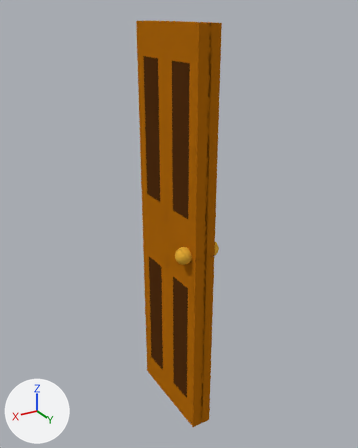
One commit to the Blender file SilentInTheDark/Assets/3DModels/Door/door.blend: the scene before it, then after it.
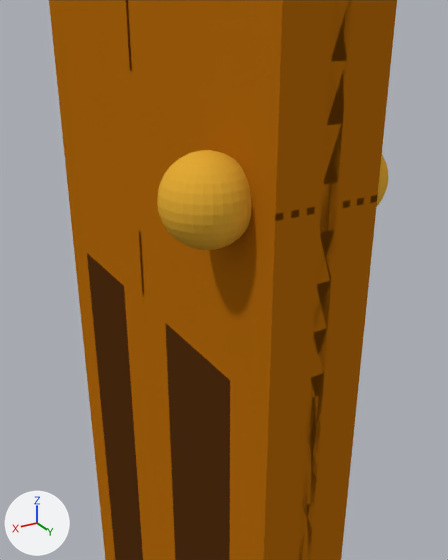
Old and new are each drawn whole from a 50 mm camera at (1.093, 1.851, 0.99) aimed at (-0.026, -0.014, 0.058) and again close up from a 50 mm camera at (0.302, 0.599, 0.135) aimed at (0.059, 0.194, -0.067). Lighting does not change. The marker at lower left points along +X, +Y and +Z.
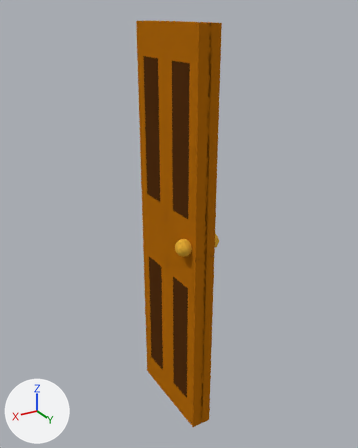
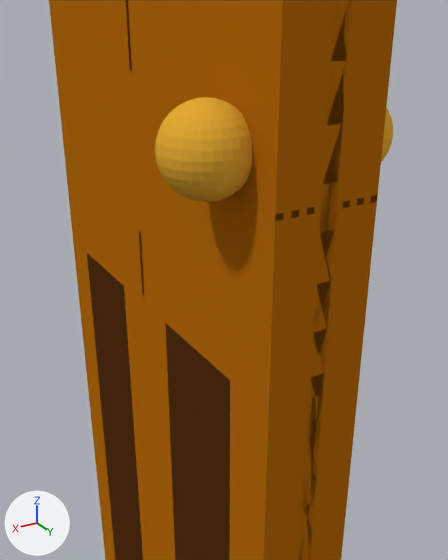
Changed parts and their boxes [x1, y1, x2, y2] in the close-ups (448 x 560 px):
'Sphere', moved: before [157, 150, 252, 250]; after [155, 97, 393, 202]
'Sphere.001', deleted: before [377, 154, 388, 206]

The change, as a diff of the scene's bpy script:
```diff
--- a/SilentInTheDark/Assets/3DModels/Door/door.blend.py
+++ b/SilentInTheDark/Assets/3DModels/Door/door.blend.py
@@ ob_sphere @@
 ob_sphere = bpy.data.objects.new('Sphere', me_sphere)
-ob_sphere.location = (0.07, 0.1861, 0.0)
+ob_sphere.location = (0.07, 0.1861, 0.0394)
 ob_sphere.scale = (-0.0389, -0.0389, -0.0389)
@@ ob_sphere_001 @@
-ob_sphere_001 = bpy.data.objects.new('Sphere.001', me_sphere_001)
-ob_sphere_001.location = (-0.07, 0.1861, 0.0)
-ob_sphere_001.scale = (-0.0389, -0.0389, -0.0389)
```
